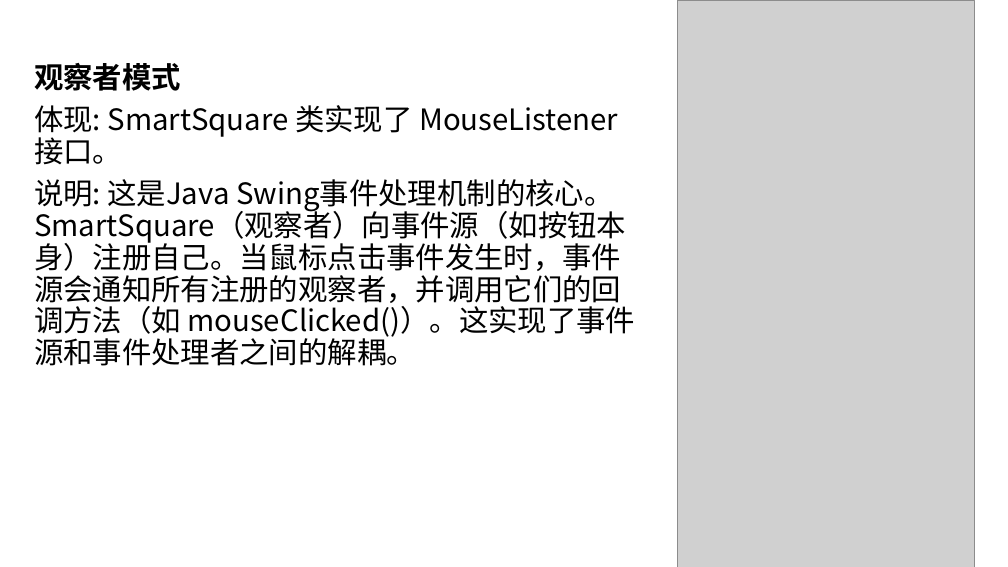
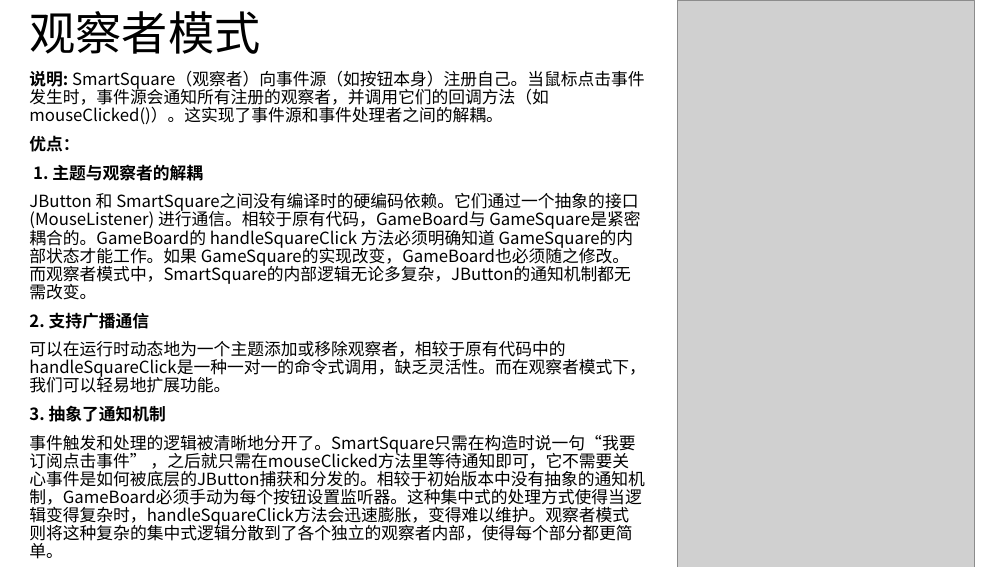
Before and after one commit to wzc506/mineswapper, a slide deck: slide 8 of uml.pptx (slide 10 before the commit). Drawn at 1008x567 pixels with LibreOffice and Linux fonts; fonts in the diff are those of the drawing; grey boxes stand for pictures. Boxes give left, top, right and bottom in pixels: in the first picture for what was removed or moved away, otherwise in the second. Text is boxed around its words. In the diff, an @@ line names an element or a change of style, - is before the commit and + after.

```diff
--- a/uml.pptx
+++ b/uml.pptx
@@ text "观察者模式": place and size @@
-text "观察者模式" at box(34, 63, 635, 366)
+text "观察者模式" at box(29, 11, 646, 559)
@@ text at box(29, 11, 260, 54): size 28 to 44 pt, bold off in "观察者模式" @@
@@ text at box(29, 70, 646, 559): text changed; size 28 to 16 pt @@
-体现: SmartSquare 类实现了 MouseListener 接口。
-说明: 这是Java Swing事件处理机制的核心。SmartSquare（观察者）向事件源（如按钮本身）注册自己。当鼠标点击事件发生时，事件源会通知所有注册的观察者，并调用它们的回调方法（如 mouseClicked()）。这实现了事件源和事件处理者之间的解耦。
+说明: SmartSquare（观察者）向事件源（如按钮本身）注册自己。当鼠标点击事件发生时，事件源会通知所有注册的观察者，并调用它们的回调方法（如 mouseClicked()）。这实现了事件源和事件处理者之间的解耦。
+优点：
+1. 主题与观察者的解耦
+JButton 和 SmartSquare之间没有编译时的硬编码依赖。它们通过一个抽象的接口 (MouseListener) 进行通信。相较于原有代码，GameBoard与 GameSquare是紧密耦合的。GameBoard的 handleSquareClick 方法必须明确知道 GameSquare的内部状态才能工作。如果 GameSquare的实现改变，GameBoard也必须随之修改。而观察者模式中，SmartSquare的内部逻辑无论多复杂，JButton的通知机制都无需改变。
+2. 支持广播通信
+可以在运行时动态地为一个主题添加或移除观察者，相较于原有代码中的handleSquareClick是一种一对一的命令式调用，缺乏灵活性。而在观察者模式下，我们可以轻易地扩展功能。
+3. 抽象了通知机制
+事件触发和处理的逻辑被清晰地分开了。SmartSquare只需在构造时说一句“我要订阅点击事件” ，之后就只需在mouseClicked方法里等待通知即可，它不需要关心事件是如何被底层的JButton捕获和分发的。相较于初始版本中没有抽象的通知机制，GameBoard必须手动为每个按钮设置监听器。这种集中式的处理方式使得当逻辑变得复杂时，handleSquareClick方法会迅速膨胀，变得难以维护。观察者模式则将这种复杂的集中式逻辑分散到了各个独立的观察者内部，使得每个部分都更简单。
```
Also in this commit, not shown: 2 other slides changed, 12 slides added, 32 other files.
